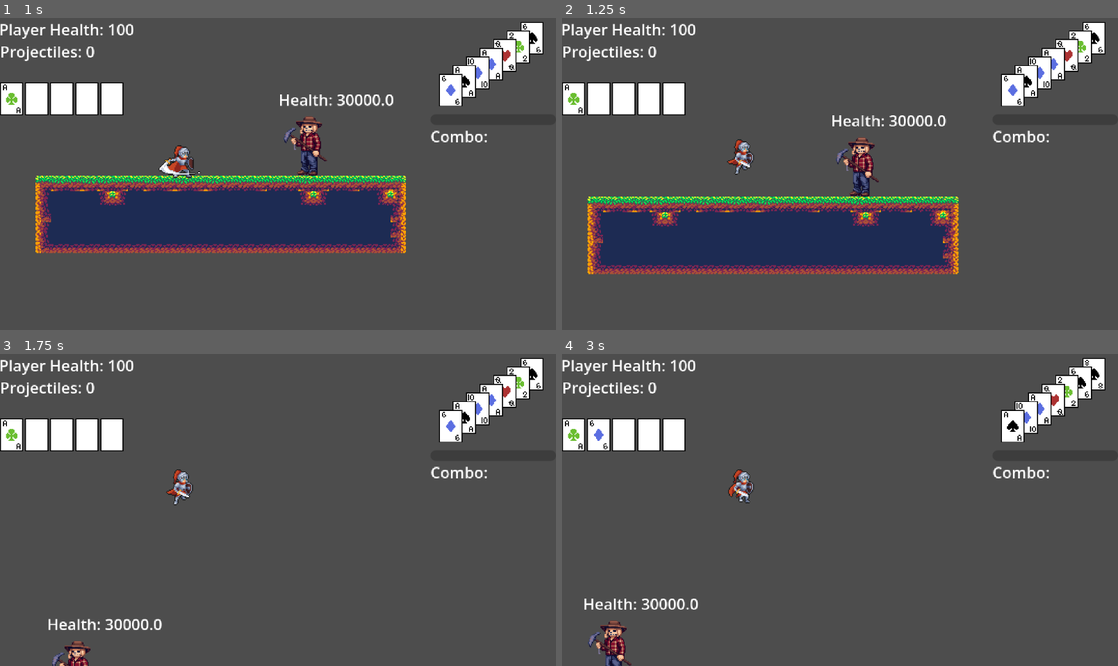
Above: before the commit, frames 1-4 (two rows, left to right).
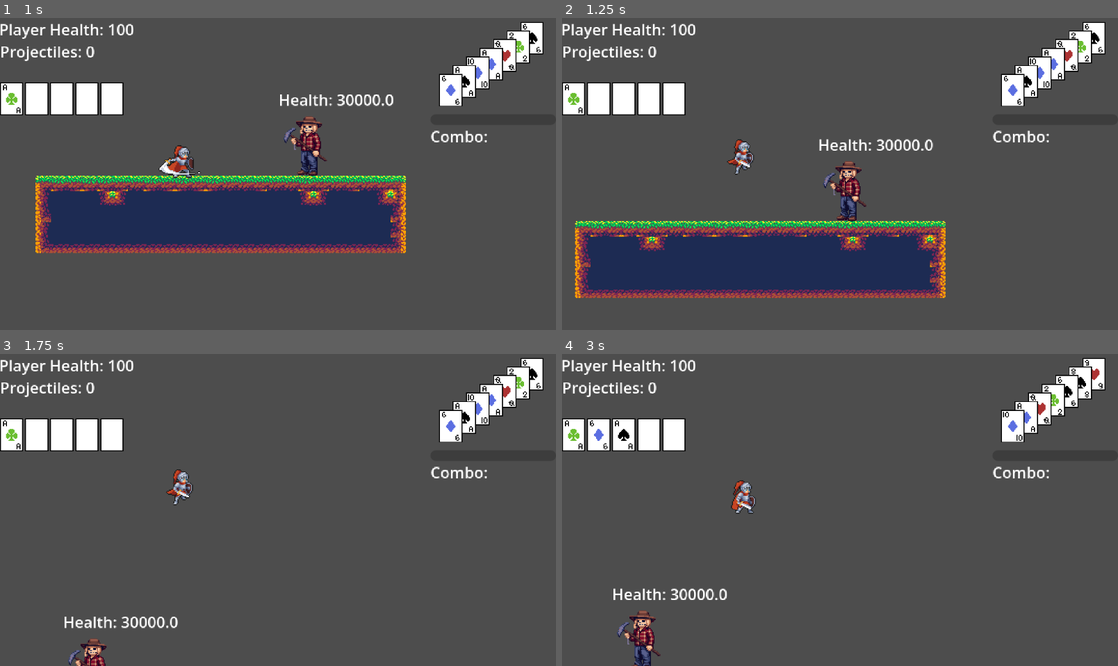
Above: after the commit, the same moments.

Repository: kli007/Bluff-All-In
Game: Godot game, scene res://main.tscn
Same seed, same stepped clock (60 frames per second), same inputs: the game is played once before the commit and once after it.
Inputs:
- Up to frame 1 (1 s): tap Enter (Showdown) at 0.5 s; hold D (Move_Right) from 0.53 s (still down); tap , (Attack) at 0.6 s; tap Space (Move_Jump) at 0.77 s; tap Caps Lock (Dash) at 0.8 s
- Up to frame 2 (1.25 s): keep holding D (Move_Right)
- Up to frame 3 (1.75 s): keep holding D (Move_Right); tap Caps Lock (Dash) at 1.35 s; tap Space (Move_Jump) at 1.52 s; tap . (Trick) at 1.55 s
- Up to frame 4 (3 s): release D (Move_Right) at 2.03 s; hold A (Move_Left) 2.03-2.78 s; hold . (Trick) 2.03-2.78 s; tap , (Attack) at 2.3, 2.85 s; hold D (Move_Right) from 2.78 s (still down)

Frame 1 is identical in both runs. In frame 2, 18% of the frame differs, in the area x 2-72%, y 31-90%; in frame 3, 1.1%; in frame 4, 2.8%.

Commit message:
added animations
added basic ground attack combo, added their animations, added projectile animation
changed how attacks in combat manager functioned
reduced redundant variables in player

Diff:
--- a/Combat/combatManager.gd
+++ b/Combat/combatManager.gd
@@ -7,28 +7,31 @@
 signal enemy_hit(attack_type: String)
 
 var ATTACKS: Dictionary = {
-	"player_atk_dmg":          _atk("Attack",         values.no_kb,     1),
-	"player_proj_dmg":         _atk("Projectile Hit", values.no_kb,  1),
-	"player_launch_dmg":       _atk("Launcher",       values.launch_kb, 2),
-	"player_spike_dmg":        _atk("Spike",          values.spike_kb,  4),
-	"enemy_small_contact_dmg": _atk("NA",             values.small_kb,  3),
-	"enemy_small_attack_dmg":  _atk("NA",             values.medium_kb, 5),
-	"hand_HC_dmg":             _atk("High Card",      values.small_kb,  3),
-	"hand_pair_dmg":           _atk("Pair",           values.small_kb,  3),
-	"hand_2pair_dmg":          _atk("Two Pair",       values.medium_kb, 5),
-	"hand_3kind_dmg":          _atk("3 of a Kind",    values.medium_kb, 5),
-	"hand_straight_dmg":       _atk("Straight",       values.medium_kb, 7),
-	"hand_flush_dmg":          _atk("Flush",          values.medium_kb, 7),
-	"hand_FH_dmg":             _atk("Full House",     values.large_kb,  7),
-	"hand_4kind_dmg":          _atk("4 of a Kind",    values.large_kb,  7),
-	"hand_SF_dmg":             _atk("Straight Flush", values.large_kb,  7),
-	"hand_RF_dmg":             _atk("Royal Flush",    values.large_kb,  7),
+	"G_Attack_1": _atk("Attack", values.player_atk_dmg, values.no_kb, 1),
+	"G_Attack_2": _atk("Attack", values.player_atk_dmg, values.no_kb, 1),
+	"G_Attack_3": _atk("Attack", values.player_atk_dmg, values.small_kb, 2),
+	"player_proj_dmg": _atk("Projectile Hit", values.player_proj_dmg, values.no_kb, 1),
+	"Up_Attack":  _atk("Launcher", values.player_launch_dmg, values.launch_kb, 2),
+	"Down_Attack":  _atk("Spike", values.player_spike_dmg, values.spike_kb, 4),
+	"Dash_Attack": _atk("Attack", values.player_atk_dmg, values.no_kb, 1),
+	"enemy_small_contact_dmg": _atk("NA", values.enemy_small_contact_dmg, values.small_kb, 3),
+	"enemy_small_attack_dmg":  _atk("NA", values.enemy_small_attack_dmg, values.medium_kb, 5),
+	"hand_HC_dmg": _atk("High Card", values.hand_HC_dmg, values.small_kb, 3),
+	"hand_pair_dmg": _atk("Pair", values.hand_pair_dmg, values.small_kb, 3),
+	"hand_2pair_dmg": _atk("Two Pair", values.hand_2pair_dmg, values.medium_kb, 5),
+	"hand_3kind_dmg":  _atk("3 of a Kind", values.hand_3kind_dmg, values.medium_kb, 5),
+	"hand_straight_dmg": _atk("Straight", values.hand_straight_dmg, values.medium_kb, 7),
+	"hand_flush_dmg": _atk("Flush", values.hand_flush_dmg, values.medium_kb, 7),
+	"hand_FH_dmg": _atk("Full House", values.hand_FH_dmg, values.large_kb, 7),
+	"hand_4kind_dmg": _atk("4 of a Kind", values.hand_4kind_dmg, values.large_kb, 7),
+	"hand_SF_dmg":  _atk("Straight Flush", values.hand_SF_dmg, values.large_kb, 7),
+	"hand_RF_dmg":  _atk("Royal Flush", values.hand_RF_dmg, values.large_kb, 7),
 }
 
 func dealDamage(damageType: String, body: Node, pos: Vector2, origin: String) -> void:
 	if not body.healthNode.isInvincible or body.healthNode.checkIfHit(damageType):
 		var knockback: Vector2 = ATTACKS[damageType]['knockback']
-		var damage: float = values.get(damageType)
+		var damage: float = ATTACKS[damageType]['damage']
 		if origin == "Player":
 			if comboMultiplier != 0.0:
 				damage *= comboMultiplier
@@ -53,8 +56,8 @@
 func resetAccumDmg() -> void:
 	accumDamage = 0.0
 
-static func _atk(display: String, knockback: Vector2, hit_priority: int) -> Dictionary:
-	return {"display": display, "knockback": knockback, "hit_priority": hit_priority}
+static func _atk(display: String, damage: float, knockback: Vector2, hit_priority: int) -> Dictionary:
+	return {"display": display, "damage": damage, "knockback": knockback, "hit_priority": hit_priority}
 
 func getRankText() -> String:
 	if accumDamage >= values.s_rank_thres:
--- a/Player/Player.tscn
+++ b/Player/Player.tscn
@@ -84,7 +84,7 @@
 
 [sub_resource type="Animation" id="Animation_dtqjt"]
 resource_name = "G_Attack_1"
-length = 0.56
+length = 0.5
 step = 0.0
 tracks/0/type = "value"
 tracks/0/imported = false
@@ -133,6 +133,112 @@
 "transitions": PackedFloat32Array(200, 200, 1),
 "update": 0,
 "values": [Vector2(1, 1), Vector2(1, 1.5), Vector2(1, 1)]
+}
+
+[sub_resource type="Animation" id="Animation_vlldt"]
+resource_name = "G_Attack_2"
+length = 0.5
+step = 0.0
+tracks/0/type = "value"
+tracks/0/imported = false
+tracks/0/enabled = true
+tracks/0/path = NodePath("VisualManager/Sprite:frame")
+tracks/0/interp = 1
+tracks/0/loop_wrap = true
+tracks/0/keys = {
+"times": PackedFloat32Array(0, 0.125, 0.25, 0.375, 0.5),
+"transitions": PackedFloat32Array(1, 1, 1, 1, 1),
+"update": 1,
+"values": [36, 37, 39, 40, 41]
+}
+tracks/1/type = "value"
+tracks/1/imported = false
+tracks/1/enabled = true
+tracks/1/path = NodePath("VisualManager/HitBox/DamageCollision:disabled")
+tracks/1/interp = 1
+tracks/1/loop_wrap = true
+tracks/1/keys = {
+"times": PackedFloat32Array(0, 0.25, 0.5),
+"transitions": PackedFloat32Array(200, 200, 1),
+"update": 1,
+"values": [true, false, true]
+}
+tracks/2/type = "value"
+tracks/2/imported = false
+tracks/2/enabled = true
+tracks/2/path = NodePath("VisualManager/HitBox/DamageCollision:position")
+tracks/2/interp = 1
+tracks/2/loop_wrap = true
+tracks/2/keys = {
+"times": PackedFloat32Array(0, 0.25, 0.5),
+"transitions": PackedFloat32Array(200, 200, 1),
+"update": 0,
+"values": [Vector2(0, 0), Vector2(20, 4), Vector2(0, 0)]
+}
+tracks/3/type = "value"
+tracks/3/imported = false
+tracks/3/enabled = true
+tracks/3/path = NodePath("VisualManager/HitBox/DamageCollision:scale")
+tracks/3/interp = 1
+tracks/3/loop_wrap = true
+tracks/3/keys = {
+"times": PackedFloat32Array(0, 0.25, 0.5),
+"transitions": PackedFloat32Array(200, 200, 1),
+"update": 0,
+"values": [Vector2(1, 1), Vector2(1, 1.5), Vector2(1, 1)]
+}
+
+[sub_resource type="Animation" id="Animation_0j2ni"]
+resource_name = "G_Attack_3"
+length = 0.625
+step = 0.0
+tracks/0/type = "value"
+tracks/0/imported = false
+tracks/0/enabled = true
+tracks/0/path = NodePath("VisualManager/Sprite:frame")
+tracks/0/interp = 1
+tracks/0/loop_wrap = true
+tracks/0/keys = {
+"times": PackedFloat32Array(0, 0.125, 0.25, 0.375, 0.5, 0.625),
+"transitions": PackedFloat32Array(1, 1, 1, 1, 1, 1),
+"update": 1,
+"values": [24, 25, 26, 27, 28, 29]
+}
+tracks/1/type = "value"
+tracks/1/imported = false
+tracks/1/enabled = true
+tracks/1/path = NodePath("VisualManager/HitBox/DamageCollision:disabled")
+tracks/1/interp = 1
+tracks/1/loop_wrap = true
+tracks/1/keys = {
+"times": PackedFloat32Array(0, 0.25, 0.625),
+"transitions": PackedFloat32Array(200, 200, 1),
+"update": 1,
+"values": [true, false, true]
+}
+tracks/2/type = "value"
+tracks/2/imported = false
+tracks/2/enabled = true
+tracks/2/path = NodePath("VisualManager/HitBox/DamageCollision:position")
+tracks/2/interp = 1
+tracks/2/loop_wrap = true
+tracks/2/keys = {
+"times": PackedFloat32Array(0, 0.25, 0.625),
+"transitions": PackedFloat32Array(200, 200, 1),
+"update": 0,
+"values": [Vector2(0, 0), Vector2(30, -5), Vector2(0, 0)]
+}
+tracks/3/type = "value"
+tracks/3/imported = false
+tracks/3/enabled = true
+tracks/3/path = NodePath("VisualManager/HitBox/DamageCollision:scale")
+tracks/3/interp = 1
+tracks/3/loop_wrap = true
+tracks/3/keys = {
+"times": PackedFloat32Array(0, 0.25, 0.625),
+"transitions": PackedFloat32Array(200, 200, 1),
+"update": 0,
+"values": [Vector2(1, 1), Vector2(1.6, 2.5), Vector2(1, 1)]
 }
 
 [sub_resource type="Animation" id="Animation_kpjcp"]
@@ -246,6 +352,23 @@
 "values": [SubResource("RectangleShape2D_5sqx0")]
 }
 
+[sub_resource type="Animation" id="Animation_v0k0e"]
+resource_name = "Shoot_Projectile"
+length = 0.19999999999999998
+step = 0.0
+tracks/0/type = "value"
+tracks/0/imported = false
+tracks/0/enabled = true
+tracks/0/path = NodePath("VisualManager/Sprite:frame")
+tracks/0/interp = 1
+tracks/0/loop_wrap = true
+tracks/0/keys = {
+"times": PackedFloat32Array(0, 0.05, 0.1, 0.15, 0.2),
+"transitions": PackedFloat32Array(1, 1, 1, 1, 1),
+"update": 1,
+"values": [61, 62, 63, 64, 65]
+}
+
 [sub_resource type="CircleShape2D" id="CircleShape2D_kek77"]
 radius = 150.0
 
@@ -334,10 +457,13 @@
 &"Down_Attack": SubResource("Animation_j23h2"),
 &"Fall": SubResource("Animation_tdg3f"),
 &"G_Attack_1": SubResource("Animation_dtqjt"),
+&"G_Attack_2": SubResource("Animation_vlldt"),
+&"G_Attack_3": SubResource("Animation_0j2ni"),
 &"Idle": SubResource("Animation_kpjcp"),
 &"Jump": SubResource("Animation_cxr5p"),
 &"Move": SubResource("Animation_e80uo"),
 &"RESET": SubResource("Animation_kne1u"),
+&"Shoot_Projectile": SubResource("Animation_v0k0e"),
 &"Showdown": SubResource("Animation_8g4oa"),
 &"Up_Attack": SubResource("Animation_s1rgi")
 }
@@ -374,7 +500,7 @@
 libraries/ = SubResource("AnimationLibrary_e80uo")
 
 [node name="ComboTimer" type="Timer" parent="." index="7" unique_id=1410315735]
-wait_time = 0.75
+wait_time = 0.9
 one_shot = true
 
 [node name="DashTimer" type="Timer" parent="." index="8" unique_id=1040722538]
@@ -386,6 +512,6 @@
 one_shot = true
 
 [connection signal="animation_finished" from="AnimationPlayer" to="." method="_on_animation_player_animation_finished"]
-[connection signal="timeout" from="ComboTimer" to="." method="_on_attack_timer_timeout"]
+[connection signal="timeout" from="ComboTimer" to="." method="_on_combo_timer_timeout"]
 [connection signal="timeout" from="DashTimer" to="." method="_on_dash_timer_timeout"]
 [connection signal="timeout" from="TrickTimer" to="." method="_on_trick_timer_timeout"]
--- a/Player/player.gd
+++ b/Player/player.gd
@@ -17,7 +17,7 @@
 var lookingDir: String = ''
 var burnActive: bool = false
 var activeJumps: int = 3
-var lastAttack: String
+var currentAttack: String
 
 var isActioning: State = State.NOTHING
 
@@ -25,12 +25,10 @@
 const MAX_PEND_CARDS: int = 7
 const HEAL_BURN_MINIMUM: int = 2
 const MAX_JUMP_AVAILABLE: int = 3
-const ATTACK_ANIMATIONS: Dictionary = {'G_Attack_1': State.BASIC_ATTACK,
-'Up_Attack': State.LAUNCH_ATTACK, 'Down_Attack': State.SPIKE_ATTACK}
 
 var currentTrick: Dictionary = {'rank': '3', 'suit': ''}
 
-enum State {BASIC_ATTACK, LAUNCH_ATTACK, SPIKE_ATTACK, DASH_ATTACK, DASH, JUMP, SHOWDOWN, TRICK, NOTHING}
+enum State {ATTACK, DASH, JUMP, SHOWDOWN, TRICK, NOTHING}
 
 func _ready() -> void:
 	super._ready()
@@ -58,7 +56,7 @@
 		else:
 			velocity.x = move_toward(velocity.x, 0, speed)
 
-	if isActioning not in ATTACK_ANIMATIONS.values() and isActioning != State.SHOWDOWN:
+	if isActioning != State.ATTACK and isActioning != State.SHOWDOWN:
 		move_and_slide()
 		animation_control()
 		flip_sprite()
@@ -110,24 +108,21 @@
 	setPlayedCard()
 
 func slash_combo(_stage: String) -> void:
-	if lastAttack == "G_Attack_2":
-		lastAttack = "G_Attack_3"
-	elif lastAttack == "G_Attack_1":
-		lastAttack = "G_Attack_2"
+	if currentAttack == "G_Attack_2":
+		currentAttack = "G_Attack_3"
+	elif currentAttack == "G_Attack_1":
+		currentAttack = "G_Attack_2"
 	else:
-		lastAttack = "G_Attack_1"
+		currentAttack = "G_Attack_1"
 	comboTime.start()
-	animNode.play("G_Attack_1")
 
 func _on_animation_player_animation_finished(anim_name: StringName) -> void:
-	if anim_name in ATTACK_ANIMATIONS:
-		isActioning = State.NOTHING
 	if anim_name == "Showdown":
 		CombatManager.resetComboMult()
-		isActioning = State.NOTHING
+	isActioning = State.NOTHING
 
 func _on_combo_timer_timeout() -> void:
-	lastAttack = ""
+	currentAttack = ""
 
 func _on_dash_timer_timeout() -> void:
 	isActioning = State.NOTHING
@@ -139,10 +134,8 @@
 func _on_hit_box_body_entered(body: Node2D) -> void:
 	var damage: String = 'player_atk_dmg'
 	match isActioning:
-		State.LAUNCH_ATTACK:
-			damage = 'player_launch_dmg'
-		State.SPIKE_ATTACK:
-			damage = 'player_spike_dmg'
+		State.ATTACK:
+			damage = currentAttack
 		State.SHOWDOWN:
 			damage = deckNode.lastPlayedHand
 	if body is CharacterBody2D and body.name != 'Player':
@@ -176,23 +169,21 @@
 	if Input.is_action_just_pressed("Attack") and (isActioning == State.NOTHING or isActioning == State.DASH):
 		if CardData.checkSpace(playedNodes) and CardData.checkSpace(pendNodes) < MAX_PEND_CARDS:
 			if isActioning == State.DASH:
-					animNode.play("G_Attack_1")
+					currentAttack = "G_Attack_1"
 					dashTime.stop()
 			if not is_on_floor():
 				if lookingDir == 'DOWN':
-					animNode.play("Down_Attack")
-					isActioning = State.SPIKE_ATTACK
+					currentAttack = "Down_Attack"
 				else:
 					slash_combo('')
-					isActioning = State.BASIC_ATTACK
 			else:
 				if lookingDir == 'UP':
-					animNode.play("Up_Attack")
-					isActioning = State.LAUNCH_ATTACK
+					currentAttack = "Up_Attack"
 				else:
 					slash_combo('')
-					isActioning = State.BASIC_ATTACK
 			setPlayedCard()
+			animNode.play(currentAttack)
+			isActioning = State.ATTACK
 
 
 	if Input.is_action_just_pressed("Trick") and isActioning == State.NOTHING:
@@ -203,7 +194,7 @@
 			projNode.create_projectile(self, lastDirection, global_position)
 			if not projNode.projectileCount:
 				trickCards()
-			trickTime.start()
+			animNode.play("Shoot_Projectile")
 			isActioning = State.TRICK
 	if Input.is_action_pressed("Trick") and not burnActive:
 		projNode.reloadProjectiles(deltaTime)
